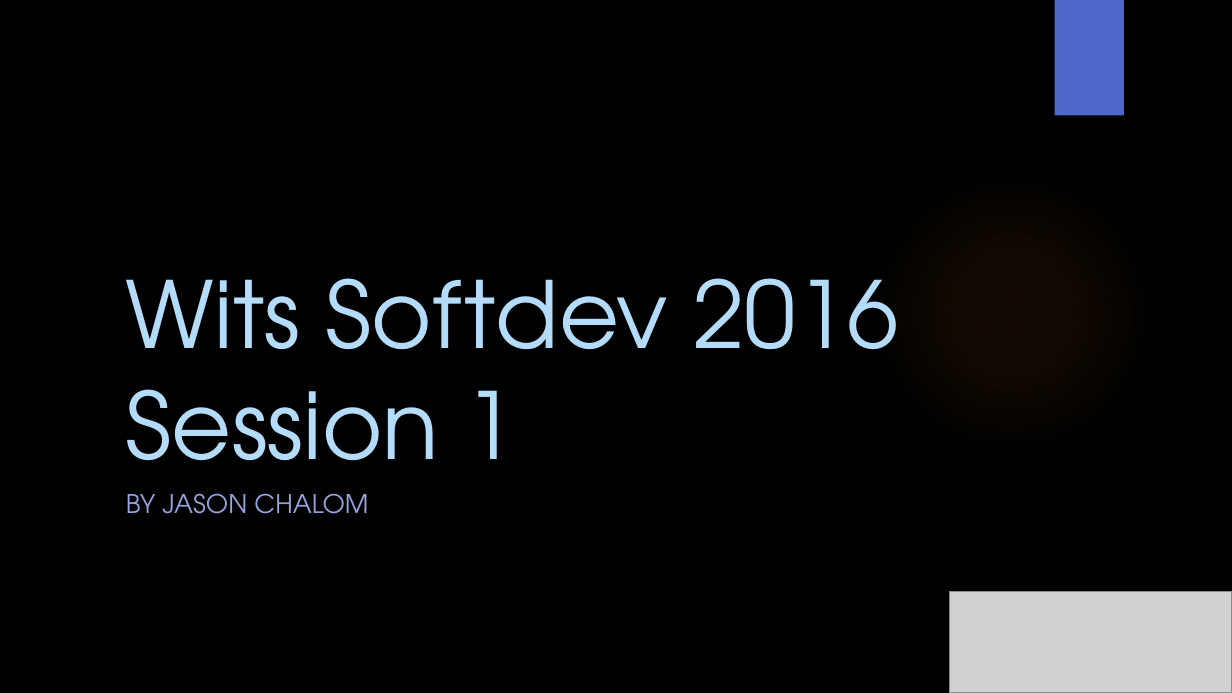
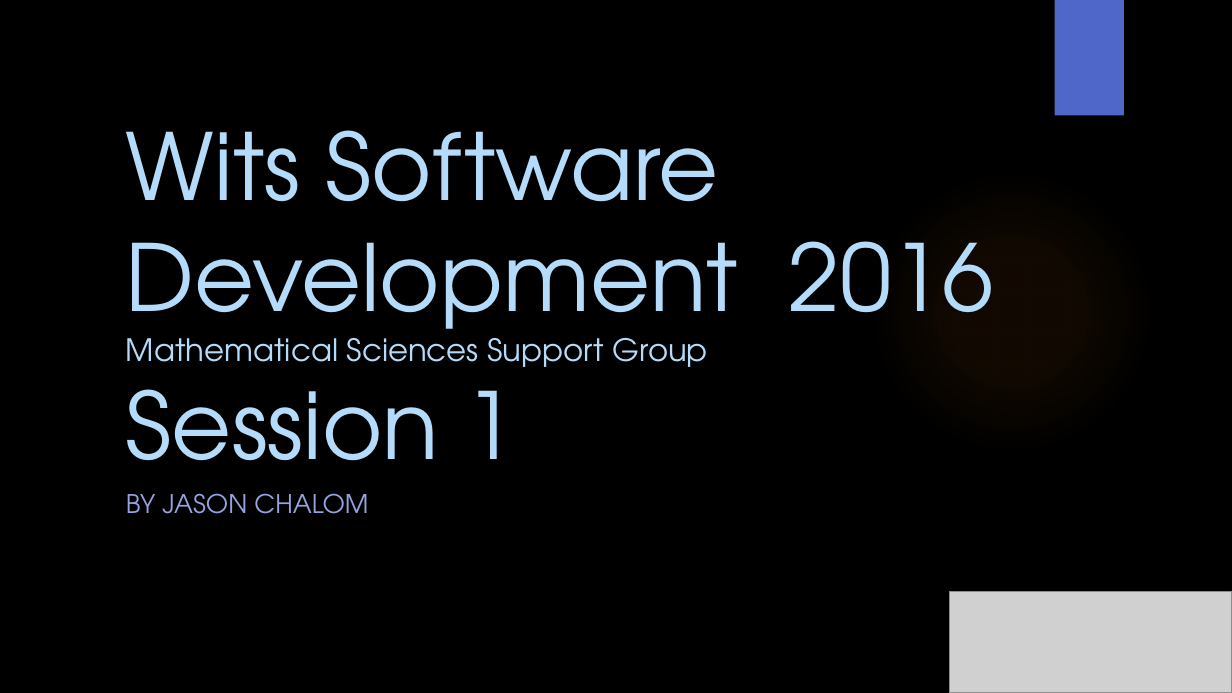
Before and after one commit to WitsSoftDev/SoftDev2016, a slide deck: slide 1 of Session 1/Softdev Session 1 2016.pptx. Drawn at 1232x693 pixels with LibreOffice and Linux fonts; fonts in the diff are those of the drawing; grey boxes stand for pictures; background and template pictures are left out. Boxes give left, top, right and bottom in pixels: in the first picture for what was removed or moved away, otherwise in the second. Text is boxed around its words. In the diff, an @@ line names an element or a change of style, - is before the commit and + after.

Commit message:
updating session 1

```diff
--- a/Session 1/Softdev Session 1 2016.pptx
+++ b/Session 1/Softdev Session 1 2016.pptx
@@ title at bbox=[126, 130, 994, 502]: text changed @@
-Wits Softdev 2016
-Session 1
+Wits Software Development 2016
+Mathematical Sciences Support Group
+Session 1
```
Also in this commit, not shown: 5 other slides changed, 2 slides added, 3 slides removed.
